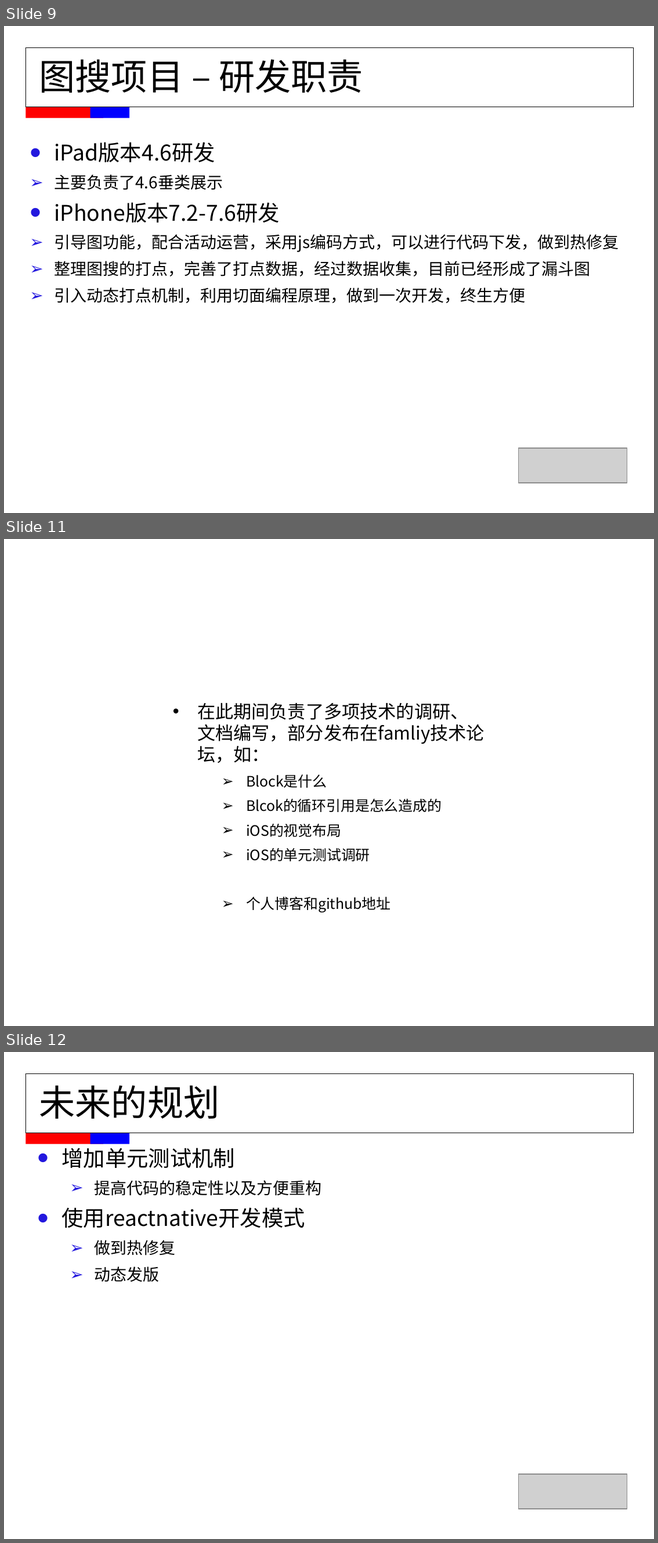
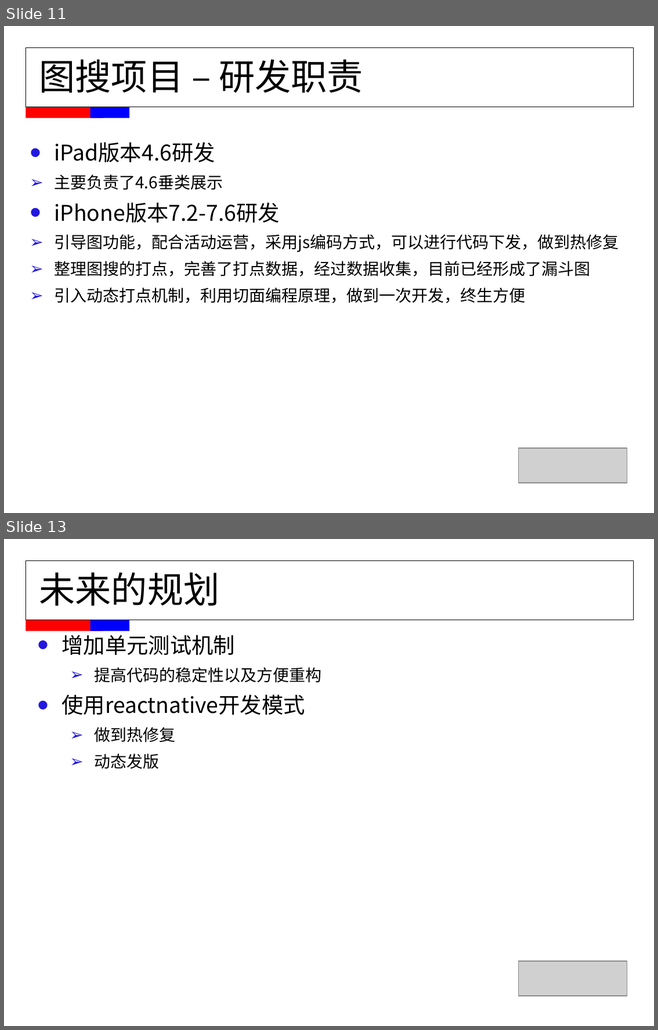
Before and after one commit to FridayAndHoliday/ElenaCodeManager, a slide deck: document/MMS职称评定-董伟平.ppt. Shown one above the other, each under a label of ours: slides 9, 11 and 12 before the commit, slides 11 and 13 after it; the slides between them are not shown. The pictures are 658x1543 and 658x1030 pixels, drawn with LibreOffice and Linux fonts; fonts in the diff are those of the drawing; grey boxes stand for pictures. Boxes give left, top, right and bottom in pixels: in the first picture for what was removed or moved away, otherwise in the second. Text is boxed around its words. In the diff, an @@ line names an element or a change of style, - is before the commit and + after.

```diff
--- a/document/MMS职称评定-董伟平.ppt
+++ b/document/MMS职称评定-董伟平.ppt
@@ slide 11 removed at [4,539,654,1026], background #FFFFFF @@
@@ text removed at [197,703,484,913] @@
-  • 在此期间负责了多项技术的调研、文档编写，部分发布在famliy技术论坛，如：
-    ➢ Block是什么
-    ➢ Blcok的循环引用是怎么造成的
-    ➢ iOS的视觉布局
-    ➢ iOS的单元测试调研
-    ➢ 个人博客和github地址
@@ what was slide 9 is now slide 11 @@
@@ what was slide 12 is now slide 13 @@
```
Also in this commit, not shown: 3 slides changed, 2 slides added.
